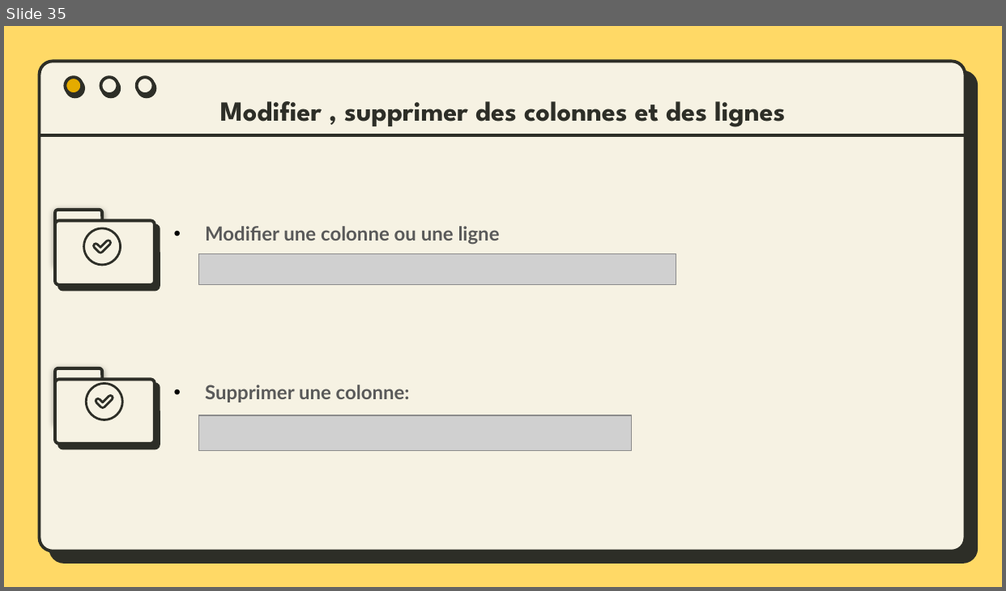
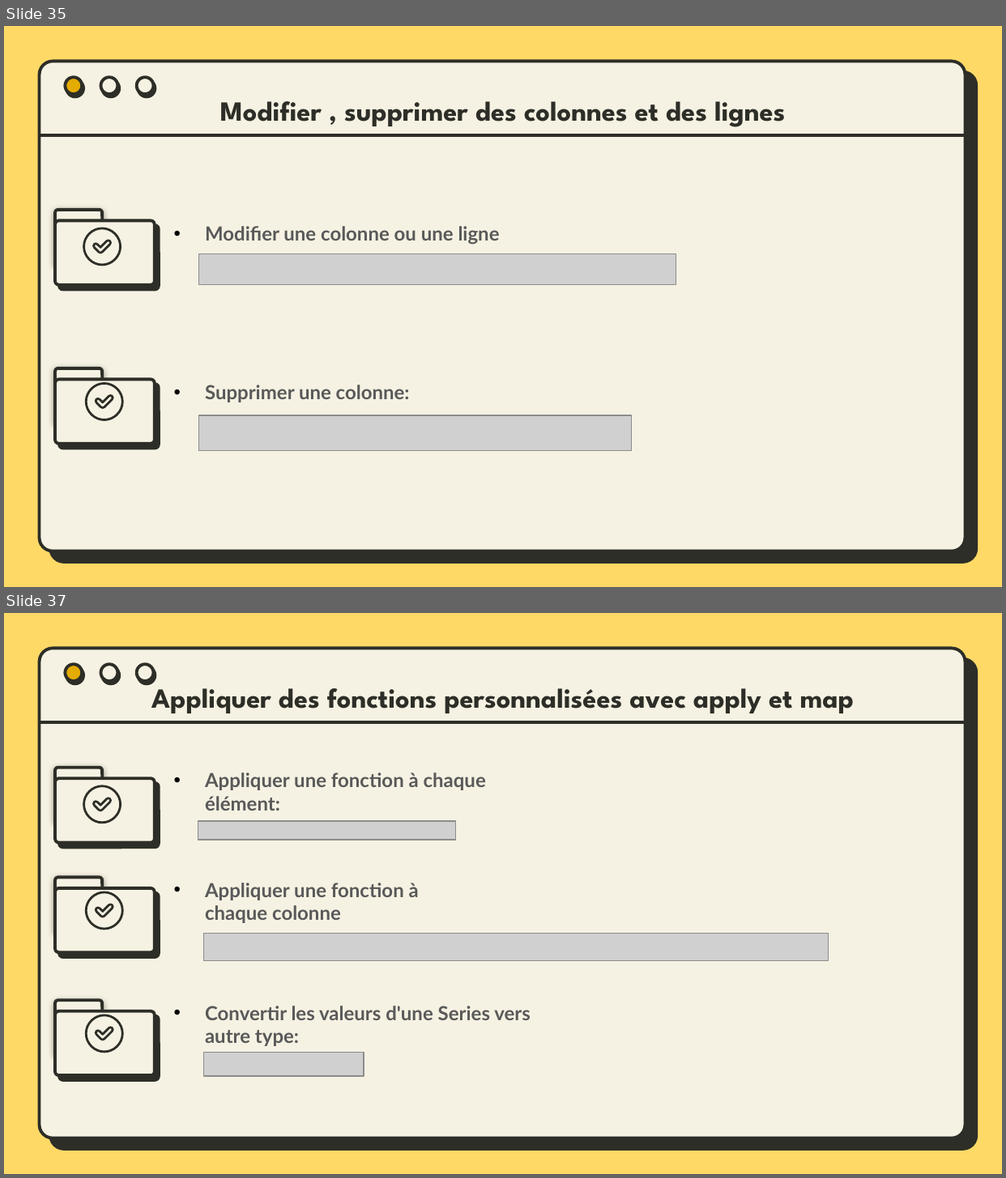
Before and after one commit to bydevmar/Master_MASD_FPO, a slide deck: SEMESTER 1/Modélisation avec Python/M- Pandas/Presentation/Pandas.pptx. Shown one above the other, each under a label of ours: slide 35 before the commit, slides 35 and 37 after it; the slides between them are not shown. The pictures are 1006x591 and 1006x1178 pixels, drawn with LibreOffice and Linux fonts; fonts in the diff are those of the drawing; grey boxes stand for pictures. Boxes give left, top, right and bottom in pixels: in the first picture for what was removed or moved away, otherwise in the second. Text is boxed around its words. In the diff, an @@ line names an element or a change of style, - is before the commit and + after.

```diff
--- a/SEMESTER 1/Modélisation avec Python/M- Pandas/Presentation/Pandas.pptx
+++ b/SEMESTER 1/Modélisation avec Python/M- Pandas/Presentation/Pandas.pptx
@@ slide 37 added at (4,613,1002,1174), background #FFD966; not listed: 5 template elements that a slide beside it also shows @@
@@ title added at (151,680,854,713), 20 pt, text #2D2E27, bold @@
+Appliquer des fonctions personnalisées avec apply et map
@@ rounded rectangle added at (55,768,102,823), fill #F6F2E3, outline #2D2E27 2.25 pt @@
@@ rounded rectangle added at (55,779,155,842), fill #F6F2E3, outline #2D2E27 2.25 pt @@
@@ text added at (205,773,486,811), 14 pt, text #595959, bold @@
+    • Appliquer une fonction à chaque élément:
@@ freeform shape added at (83,785,121,824), fill #2D2E27 @@
@@ freeform shape added at (91,798,112,812), fill #2D2E27 @@
@@ picture added at (198,821,455,841) @@
@@ rounded rectangle added at (55,877,102,932), fill #F6F2E3, outline #2D2E27 2.25 pt @@
@@ rounded rectangle added at (55,888,155,952), fill #F6F2E3, outline #2D2E27 2.25 pt @@
@@ freeform shape added at (85,892,124,931), fill #2D2E27 @@
@@ freeform shape added at (94,904,114,918), fill #2D2E27 @@
@@ text added at (205,883,419,923), 14 pt, text #595959, bold @@
+    • Appliquer une fonction à chaque colonne
@@ picture added at (203,933,829,961) @@
@@ rounded rectangle added at (55,1000,102,1055), fill #F6F2E3, outline #2D2E27 2.25 pt @@
@@ rounded rectangle added at (55,1012,155,1075), fill #F6F2E3, outline #2D2E27 2.25 pt @@
@@ freeform shape added at (85,1014,124,1053), fill #2D2E27 @@
@@ text added at (205,1006,530,1046), 14 pt, text #595959, bold @@
+    • Convertir les valeurs d'une Series vers autre type:
@@ freeform shape added at (94,1026,114,1041), fill #2D2E27 @@
@@ picture added at (203,1052,364,1076) @@
```
Also in this commit, not shown: 1 slide changed, 3 slides removed, 1 other file.
